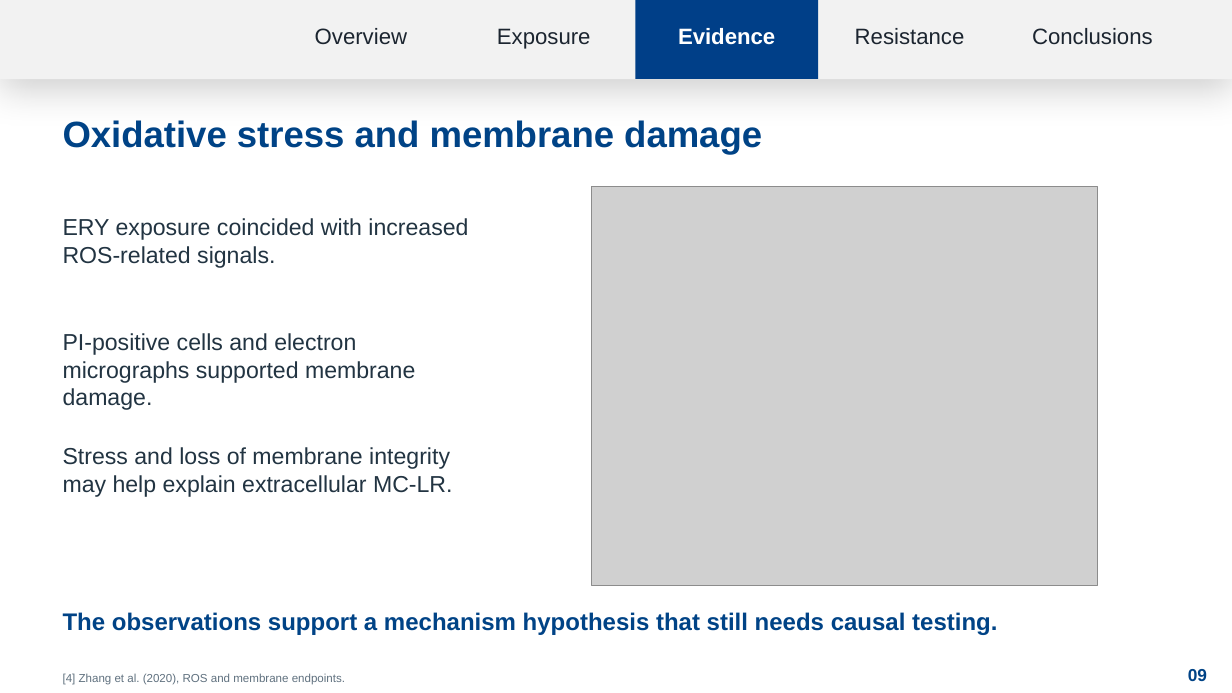
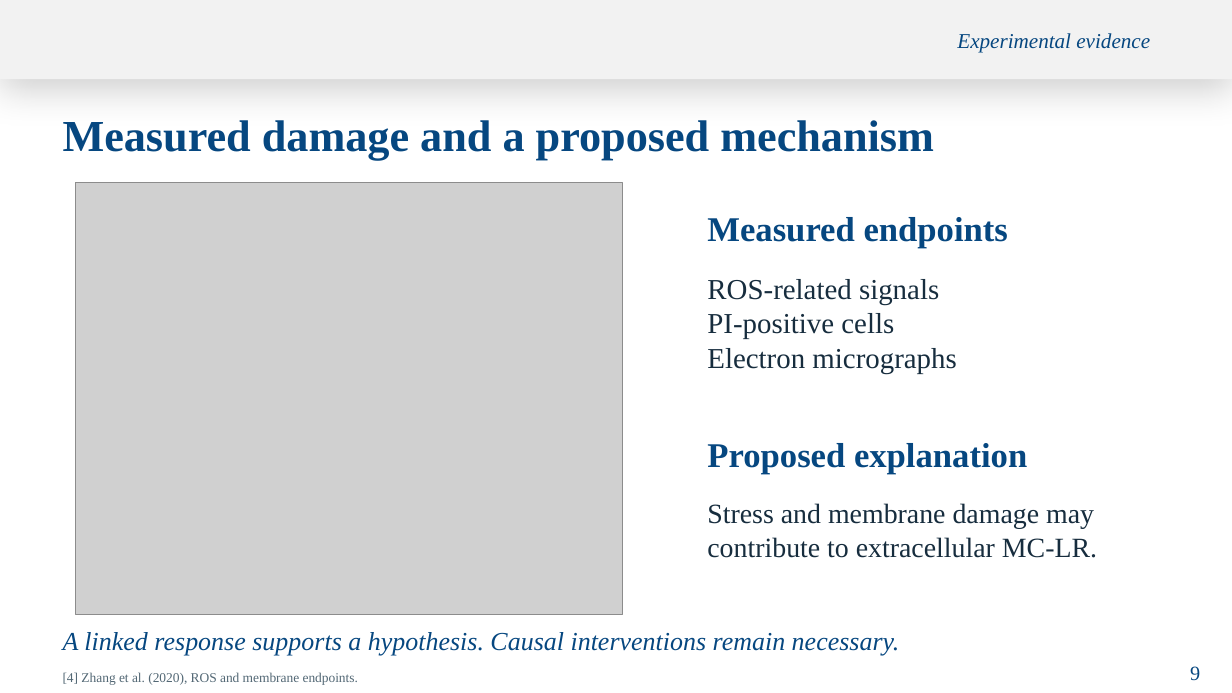
Before and after one commit to sophiawang122/yang, a slide deck: slide 9 of Antibiotics_Environmental_Toxicology_EN.pptx. Drawn at 1232x693 pixels with LibreOffice and Linux fonts; fonts in the diff are those of the drawing; grey boxes stand for pictures; background and template pictures are left out. Boxes give left, top, right and bottom in pixels: in the first picture for what was removed or moved away, otherwise in the second. Text is boxed around its words. In the diff, an @@ line names an element or a change of style, - is before the commit and + after.

```diff
--- a/Antibiotics_Environmental_Toxicology_EN.pptx
+++ b/Antibiotics_Environmental_Toxicology_EN.pptx
@@ text removed at box(315, 28, 407, 45) @@
-Overview
@@ text removed at box(497, 28, 591, 49) @@
-Exposure
@@ rectangle removed at box(636, 0, 819, 79) @@
@@ text "Experimental evidence" at box(957, 33, 1150, 52): vertical alignment middle to top @@
@@ text removed at box(855, 28, 965, 45) @@
-Resistance
@@ text removed at box(1032, 28, 1153, 45) @@
-Conclusions
@@ text at box(957, 33, 1150, 52): text changed; size 17.2 to 16.5 pt; font Arial to Times New Roman; text colour #FFFFFF to #064780; bold off; italic on @@
-Evidence
+Experimental evidence
@@ text at box(63, 120, 934, 160): text changed; size 28.5 to 34.5 pt; font Arial to Times New Roman; text colour #004386 to #064780 @@
-Oxidative stress and membrane damage
+Measured damage and a proposed mechanism
@@ picture: place and size @@
-picture at box(592, 187, 1098, 585)
+picture at box(75, 183, 623, 615)
@@ text removed at box(63, 218, 468, 268) @@
-ERY exposure coincided with increased ROS-related signals.
@@ text added at box(707, 217, 1008, 248), 27 pt, text #064780, bold @@
+Measured endpoints
@@ text at box(707, 279, 956, 374): text changed; size 18 to 22.5 pt; font Arial to Times New Roman; text colour #223442 to #172D3E @@
-PI-positive cells and electron micrographs supported membrane damage.
+ROS-related signals
+PI-positive cells
+Electron micrographs
@@ text added at box(707, 443, 1027, 474), 27 pt, text #064780, bold @@
+Proposed explanation
@@ text at box(707, 503, 1097, 558): text changed; size 18 to 21.8 pt; font Arial to Times New Roman; text colour #223442 to #172D3E @@
-Stress and loss of membrane integrity may help explain extracellular MC-LR.
+Stress and membrane damage may
+contribute to extracellular MC-LR.
@@ text at box(63, 632, 900, 656): text changed; size 18.8 to 20.2 pt; font Arial to Times New Roman; text colour #004386 to #064780; bold off; italic on @@
-The observations support a mechanism hypothesis that still needs causal testing.
+A linked response supports a hypothesis. Causal interventions remain necessary.
@@ text "[4] Zhang et al. (2020), ..." at box(63, 672, 358, 685): size 9 to 10.5 pt, font Arial to Times New Roman, text colour #60717F to #536875 @@
@@ text removed at box(1188, 669, 1207, 681) @@
-09
@@ text added at box(1190, 666, 1200, 681), 15.8 pt, text #064780 @@
+9
```
Also in this commit, not shown: 12 other slides changed, 4 slides added, 4 slides removed.
